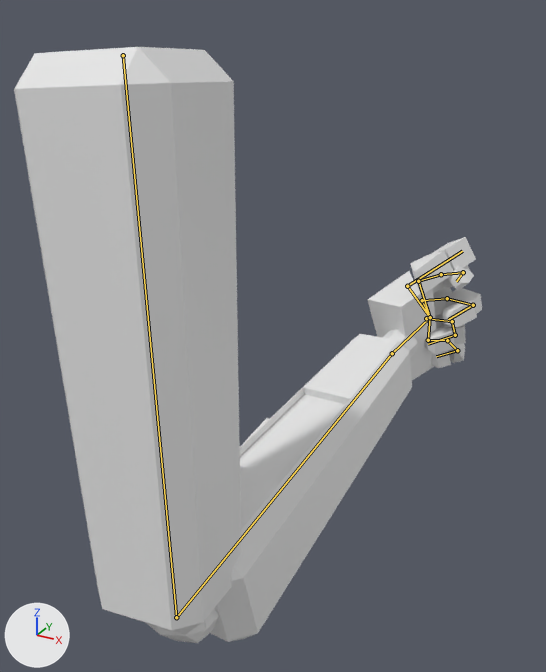
One commit to the Blender file Game/Assets/Player/Melee/armLaunch.blend: the scene before it, then after it.
Before and after are seen from a camera (50 mm lens) standing at (0.48, -3.05, 0.23) and looking at (-2.09, 1.63, -2.11). Arrows for +X, +Y and +Z are at lower left; the lights stay in place. Both versions are drawn at frame 9 of the action 'ArmatureAction'; the numbers are the values there. The bones that bend it are drawn over the model as lines.
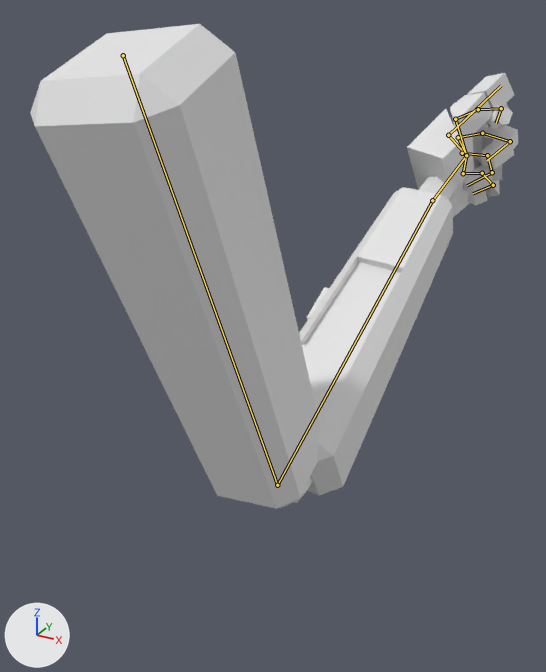
Changed parts and their boxes [x1, y1, x2, y2] in the pictures (546 x 672 px):
```json
{"object": "Cube.002", "change": "posed", "before": [14, 47, 482, 643], "after": [30, 24, 518, 509], "on screen": "19% shorter"}
{"bone": "Bone", "before": "(123, 55) to (176, 617)", "after": "(123, 55) to (277, 485)"}
{"bone": "Bone.001", "before": "(176, 617) to (392, 353)", "after": "(277, 485) to (432, 200)"}
```

Edits to the scene script, one JSON object a line:
```json
{"block": "bone_bone", "where": "bone_bone = bpy.data.objects['Armature'].pose.bones['Bone']"}
{"op": "set", "path": "bone_bone.rotation_quaternion", "old": "(0.436, -0.504, -0.508, 0.499)", "new": "(0.526, -0.402, -0.595, 0.384)", "note": "degrees (-94, 4, 94) -> degrees (-96, -20, 94)"}
{"block": "bone_bone_001", "where": "bone_bone_001 = bpy.data.objects['Armature'].pose.bones['Bone.001']  # child of 'Bone'"}
{"op": "set", "path": "bone_bone_001.rotation_quaternion", "old": "(0.575, -0.052, 0.052, -0.745)", "new": "(0.592, -0.003, 0.086, -0.729)", "note": "degrees (-9, -1, -105) -> degrees (-8, 6, -102)"}
```
